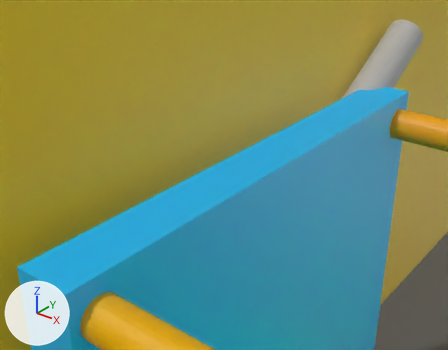
What one commit did to the COLLADA model src/commonMain/resources/StairLift.dae.
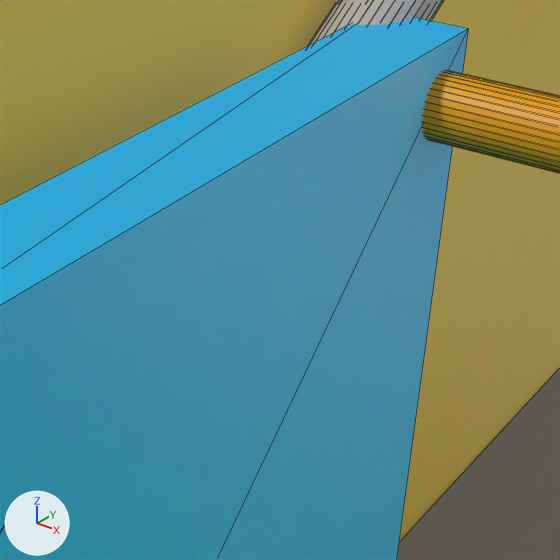
Old and new are each drawn from a camera (50 mm lens) standing at (0.031, 2.637, 4.029) and looking at (-0.775, 3.644, 3.404) and again close up on the part from 48% to 100% of the width and 23% to 89% of the height. Every picture has the same lights, and +X, +Y and +Z are marked at lower left. The close-ups show mesh edges as thin lines. Where no turn or scale is listed for an object, it has been applied to the vertices.
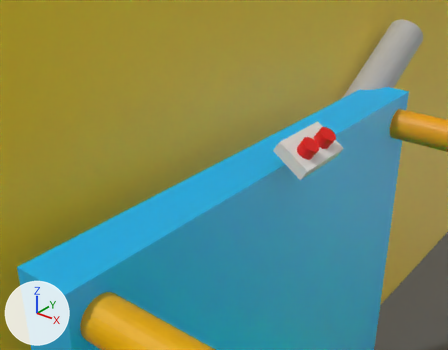
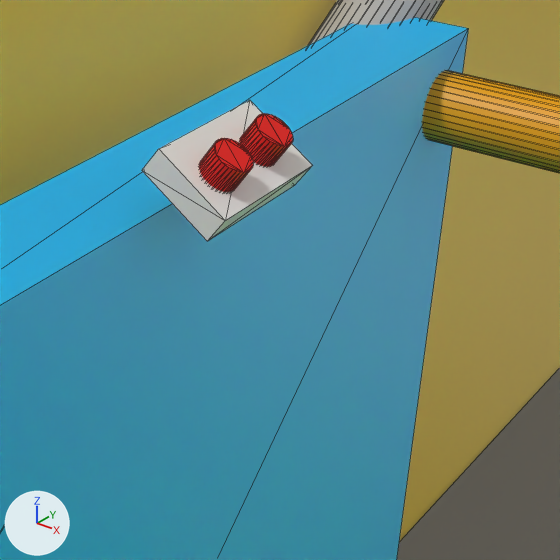
Boxes (x1, y1, x2, y2) around the edits, measured in the close-ups (560 x 560 px):
'Corpus', added
    after: (142, 100, 312, 241)
'Button down', added (red)
    after: (199, 138, 253, 192)
'Button up', added (red)
    after: (240, 114, 293, 167)

Patch to the scene script:
```diff
--- a/src/commonMain/resources/StairLift.dae.py
+++ b/src/commonMain/resources/StairLift.dae.py
@@ mat_material_007 @@
+mat_material_007 = principled_material('Material.007')
+mat_material_007.base_color = (0.8, 0.000881, 0.0)  # red #e70300
@@ me_cylinder_004 @@
+me_cylinder_004.from_pydata(...)  # 64 vertices, 124 faces; spans x -0.0286..0.0286, y -0.0207..0.0207, z -0.0286..0.0286
+me_cylinder_004.materials.append(mat_material_007)  # red #e70300
@@ me_cube_005 @@
+me_cube_005.from_pydata([(-0.047, -0.081, 0.012), (-0.029, -0.081, 0.039), (-0.047, 0.081, 0.012), (-0.029, 0.081, 0.039), (0.029, -0.081, -0.039), (0.047, -0.081, -0.012), (0.029, 0.081, -0.039), (0.047, 0.081, -0.012)], [], [(1, 2, 0), (3, 6, 2), (7, 4, 6), (5, 0, 4), (6, 0, 2), (3, 5, 7), (1, 3, 2), (3, 7, 6), (7, 5, 4), (5, 1, 0), (6, 4, 0), (3, 1, 5)])
@@ ob_button_up @@
+ob_button_up = bpy.data.objects.new('Button up', me_cylinder_004)
+ob_button_up.location = (-0.622, 3.82, 3.475)
@@ ob_button_down @@
+ob_button_down = bpy.data.objects.new('Button down', me_cylinder_004.copy())
+ob_button_down.location = (-0.622, 3.747, 3.473)
@@ ob_corpus @@
+ob_corpus = bpy.data.objects.new('Corpus', me_cube_005)
+ob_corpus.location = (-0.638, 3.788, 3.456)
```
